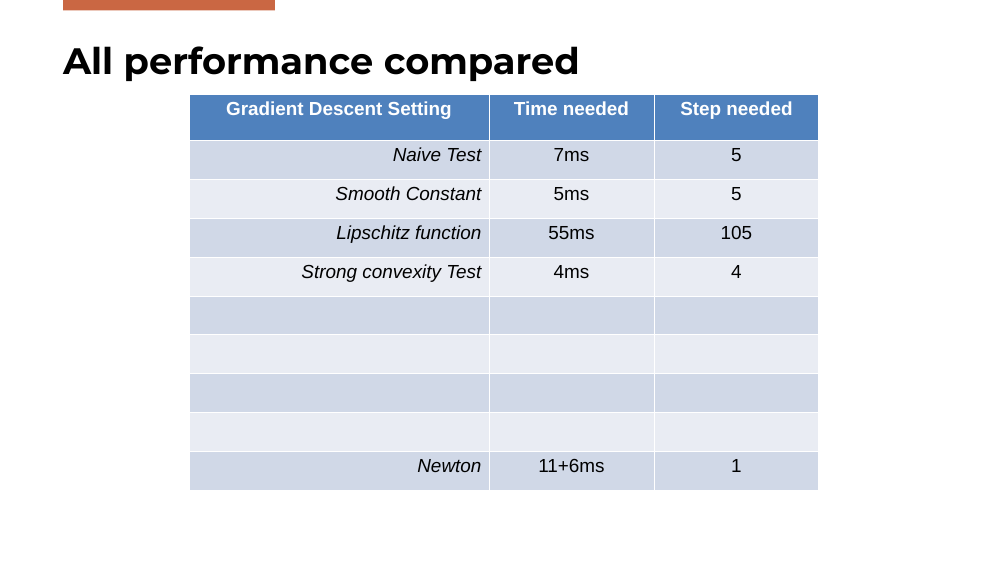
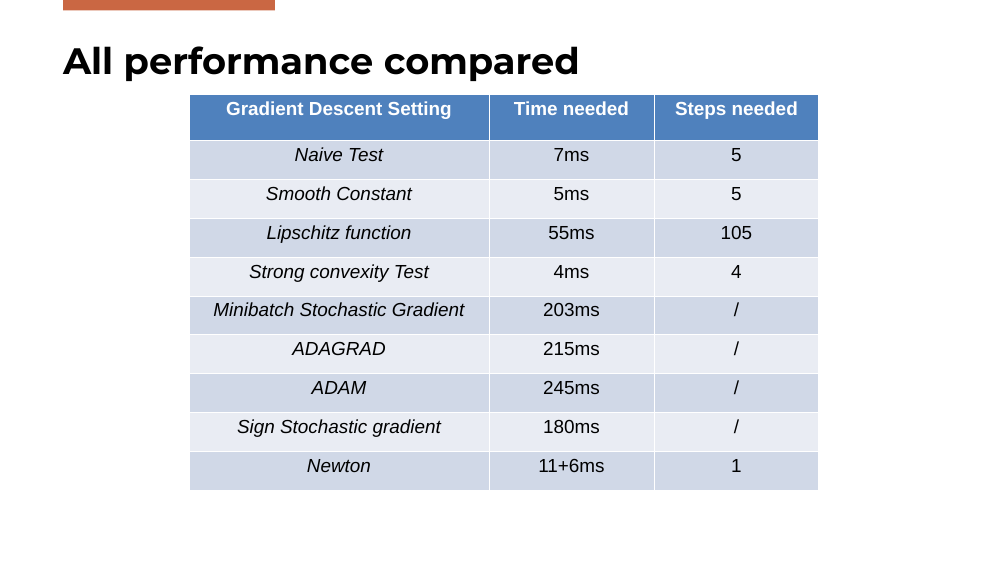
Before and after one commit to FilippoBolis/OptimizationProject_2025, a slide deck: slide 50 of Ppt/Optimization.pptx. Drawn at 1008x567 pixels with LibreOffice and Linux fonts; fonts in the diff are those of the drawing; background and template pictures are left out. Boxes give left, top, right and bottom in pixels: in the first picture for what was removed or moved away, otherwise in the second. Text is boxed around its words. In the diff, an @@ line names an element or a change of style, - is before the commit and + after.

```diff
--- a/Ppt/Optimization.pptx
+++ b/Ppt/Optimization.pptx
@@ table at <box>189,95,819,491</box> @@
-row 1, column 3: Step needed
+row 1, column 3: Steps needed
-row 6:  |  | 
+row 6: Minibatch Stochastic Gradient | 203ms | /
-row 7:  |  | 
+row 7: ADAGRAD | 215ms | /
-row 8:  |  | 
+row 8: ADAM | 245ms | /
-row 9:  |  | 
+row 9: Sign Stochastic gradient | 180ms | /
@@ alignment right to centre @@
```
Also in this commit, not shown: 1 other slide changed, 1 slide added, 2 other files.
